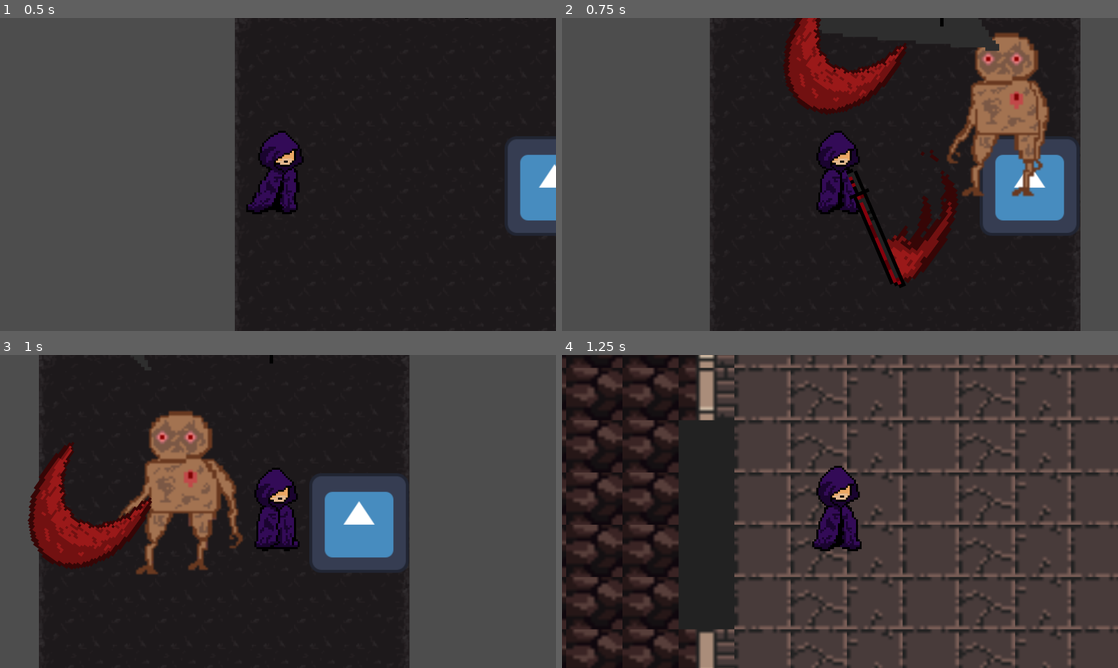
Above: before the commit, frames 1-4 (two rows, left to right).
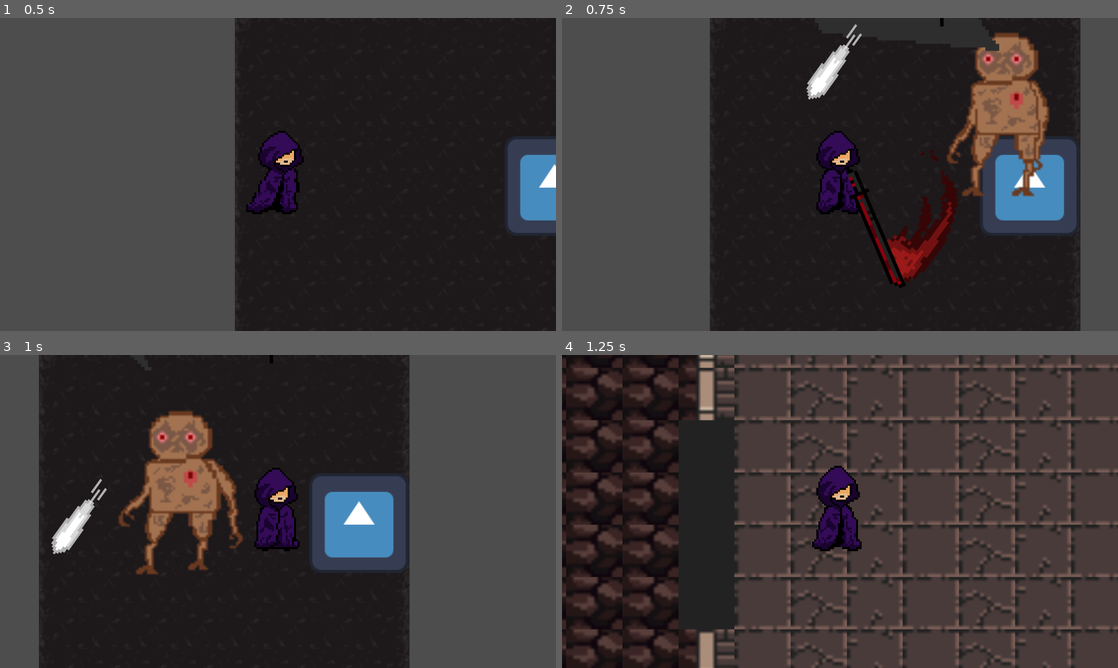
Above: after the commit, the same moments.

Repository: Eathand/GDA-Game
Game: Godot game, scene res://realtest.tscn
Same seed, same stepped clock (60 frames per second), same inputs: the game is played once before the commit and once after it. The engine's default icon, where the game draws it, is replaced by a stand-in: a white triangle on a blue panel in a dark square.
Inputs (mouse positions are in pixels of both pictures, inside the frame that each line leads up to):
- Up to frame 1 (0.5 s): no input
- Up to frame 2 (0.75 s): tap Enter (ui_accept) at 0.5 s; move the mouse to (962, 158) at 0.52 s; hold D (right) from 0.53 s (still down); click (962, 158) at 0.6 s
- Up to frame 3 (1 s): keep holding D (right); tap Enter (ui_accept) at 0.77 s
- Up to frame 4 (1.25 s): keep holding D (right)

Frame 1 is identical in both runs. In frame 2, 3.5% of the frame differs, in the area x 39-62%, y 0-31%; in frame 3, 3.8%, in the area x 5-28%, y 28-69%; in frame 4, nothing differs.

Commit message:
added-boss-bullet

Diff:
--- a/gda-game-capstone/scenes/boss_slash.tscn
+++ b/gda-game-capstone/scenes/boss_slash.tscn
@@ -1,10 +1,10 @@
 [gd_scene load_steps=4 format=3 uid="uid://frgvmbwm3bfm"]
 
 [ext_resource type="Script" path="res://scripts/boss_slash.gd" id="1_os7fe"]
-[ext_resource type="Texture2D" uid="uid://dl0m68qoelu7s" path="res://assets/blade_wave.png" id="2_04dlx"]
+[ext_resource type="Texture2D" uid="uid://d0iv3kc2yx2ne" path="res://assets/bullet.png" id="2_ld0w0"]
 
-[sub_resource type="CircleShape2D" id="CircleShape2D_pejmu"]
-radius = 255.049
+[sub_resource type="RectangleShape2D" id="RectangleShape2D_ygyfr"]
+size = Vector2(337.5, 77.5)
 
 [node name="Area2D" type="Area2D"]
 scale = Vector2(0.2, 0.2)
@@ -13,10 +13,12 @@
 script = ExtResource("1_os7fe")
 
 [node name="CollisionShape2D" type="CollisionShape2D" parent="."]
-shape = SubResource("CircleShape2D_pejmu")
+position = Vector2(-8.74999, -3.75)
+scale = Vector2(1, 1)
+shape = SubResource("RectangleShape2D_ygyfr")
 
 [node name="Sprite2D" type="Sprite2D" parent="."]
-texture = ExtResource("2_04dlx")
+texture = ExtResource("2_ld0w0")
 flip_h = true
 
 [connection signal="body_entered" from="." to="." method="_on_body_entered"]
Binary file added: gda-game-capstone/assets/bullet.png
Not shown, added: gda-game-capstone/assets/bullet.png.import
